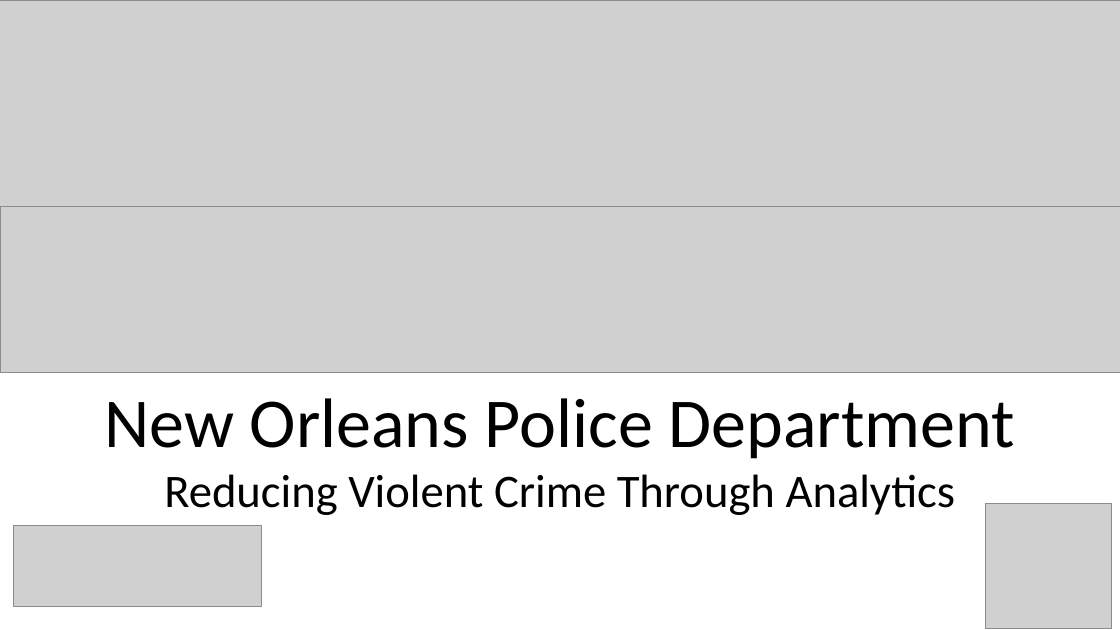
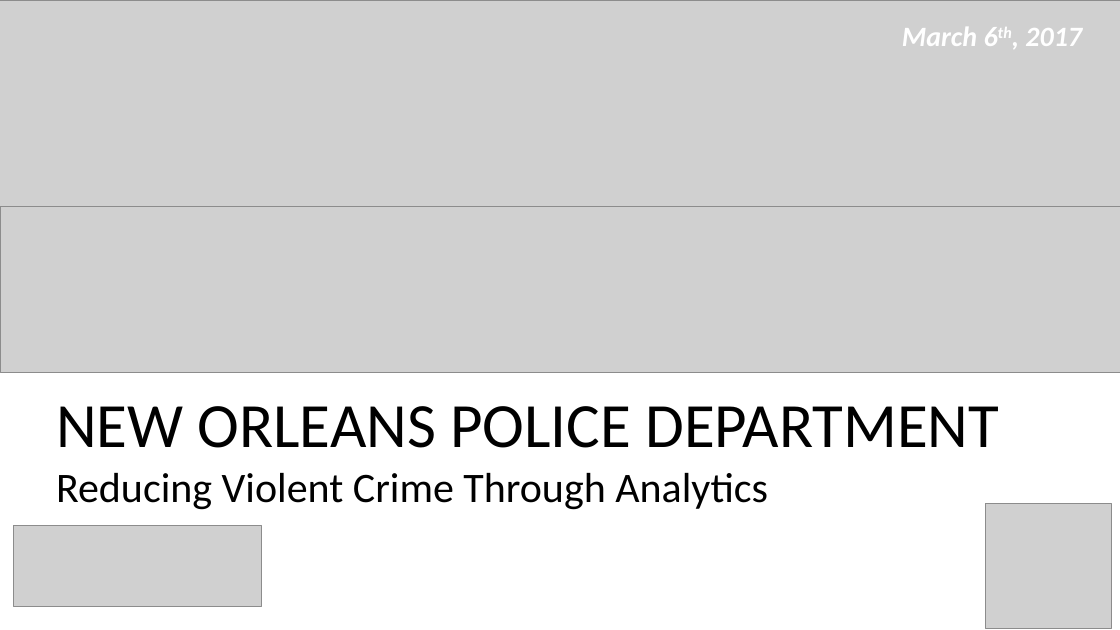
Before and after one commit to nikhilba/NOLA, a slide deck: slide 1 of Presentation/NOLA_Midterm_Presentation_v1.2.pptx. Drawn at 1120x630 pixels with LibreOffice and Linux fonts; fonts in the diff are those of the drawing; grey boxes stand for pictures. Boxes give left, top, right and bottom in pixels: in the first picture for what was removed or moved away, otherwise in the second. Text is boxed around its words. In the diff, an @@ line names an element or a change of style, - is before the commit and + after.

```diff
--- a/Presentation/NOLA_Midterm_Presentation_v1.2.pptx
+++ b/Presentation/NOLA_Midterm_Presentation_v1.2.pptx
@@ text added at (902,27,1082,46), 24 pt, text #FFFFFF, bold, italic @@
+March 6th, 2017
@@ text "NEW ORLEANS POLICE DEPARTMENT": place and size @@
-text "NEW ORLEANS POLICE DEPARTMENT" at (104,398,1015,515)
+text "NEW ORLEANS POLICE DEPARTMENT" at (56,406,999,510)
@@ text at (56,406,999,448): text changed; size 60 to 54 pt @@
-New Orleans Police Department
+NEW ORLEANS POLICE DEPARTMENT
@@ text at (56,473,768,510): size 40 to 36 pt in "Reducing Violent Crime Through Analytics"; alignment centre to left @@
```
Also in this commit, not shown: 5 other slides changed.
